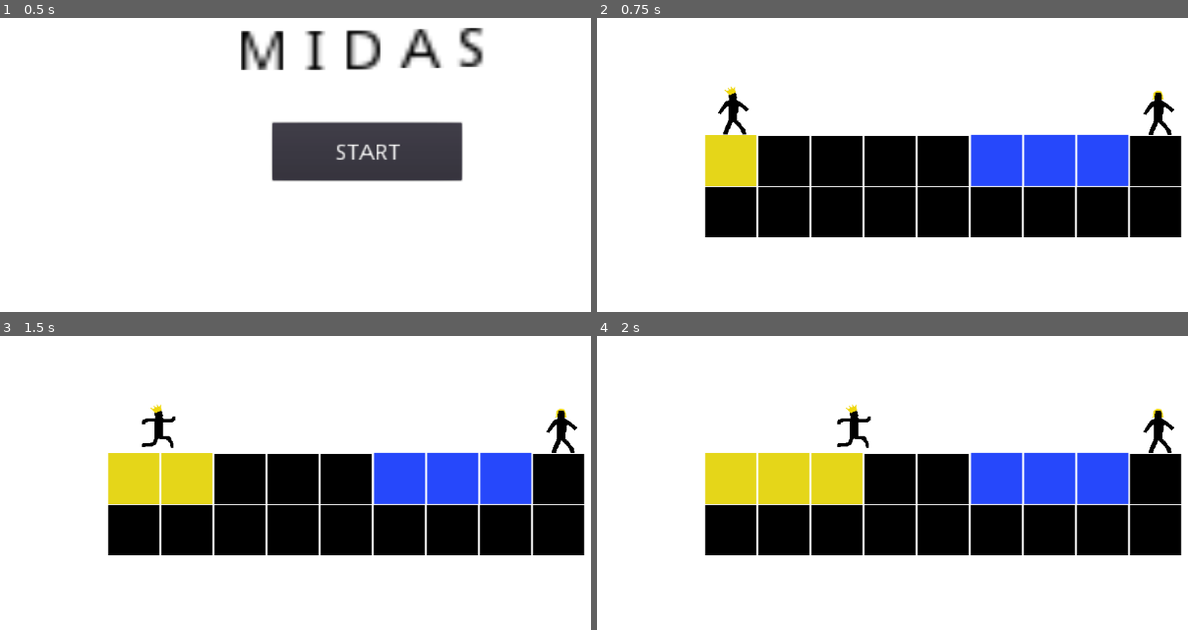
Above: before the commit, frames 1-4 (two rows, left to right).
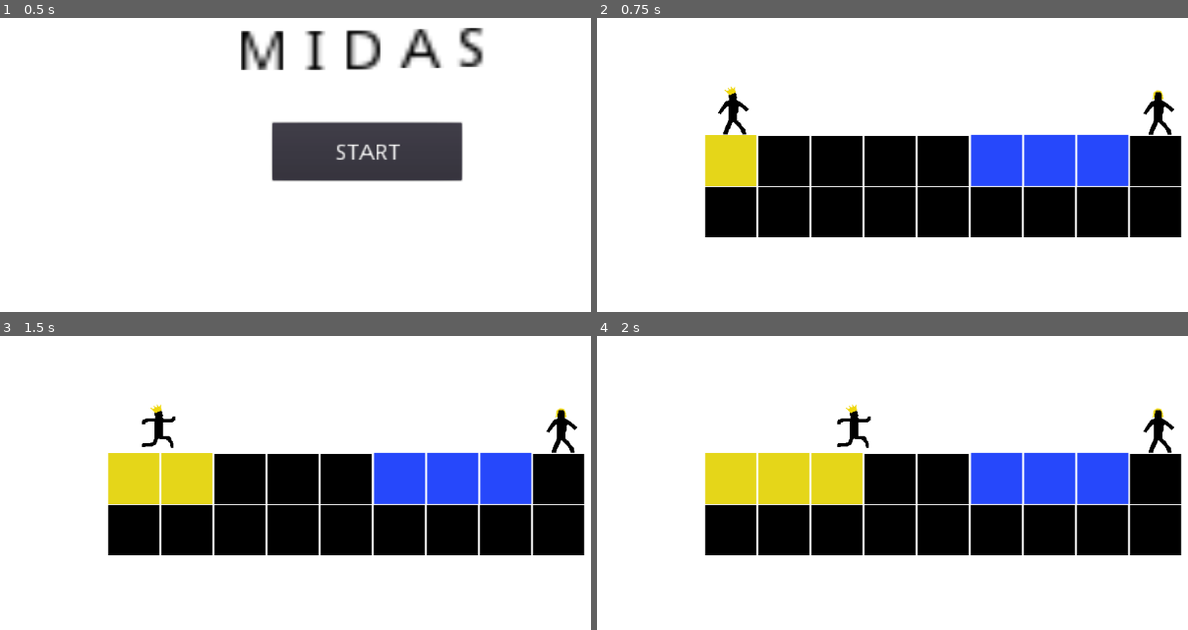
Above: after the commit, the same moments.

Repository: meburns/midas
Game: Godot game, scene res://src/Menu.tscn
The game is run twice, just before and just after one commit, with the same random seed, the same clock (stepped at 60 frames per second) and the same inputs.
Inputs:
- Up to frame 1 (0.5 s): no input
- Up to frame 2 (0.75 s): click "START" at 0.5 s
- Up to frame 3 (1.5 s): tap Enter (ui_accept) at 1.25 s; hold Right (move_right) from 1.28 s (still down); tap R (refresh) at 1.35 s
- Up to frame 4 (2 s): keep holding Right (move_right); tap Space (jump) at 1.52 s

Frame 1 is identical in both runs. In frame 2, less than 0.1% of the frame differs, in the area x 92-98%, y 24-40%; in frame 3, less than 0.1%; in frame 4, less than 0.1%.

Commit message:
Add gravity to sadim

Diff:
--- a/src/Sadim.gd
+++ b/src/Sadim.gd
@@ -1,5 +1,8 @@
 extends KinematicBody2D
 
+const FLOOR_NORMAL: = Vector2.UP
+var _velocity: = Vector2.ZERO
+var gravity: = 500.0
 var touched: = false
 
 func _on_TouchDetector_body_entered(body: PhysicsBody2D) -> void:
@@ -20,3 +23,8 @@
 func _load_next_level() -> void:
 	yield(get_tree().create_timer(1.0), "timeout")
 	get_tree().change_scene("res://src/transitions/Transition.tscn")
+
+
+func _physics_process(delta: float) -> void:
+	_velocity.y += gravity * delta
+	_velocity.y = move_and_slide(_velocity, FLOOR_NORMAL).y
--- a/src/Sadim.tscn
+++ b/src/Sadim.tscn
@@ -11,7 +11,8 @@
 
 [node name="KinematicBody2D" type="KinematicBody2D"]
 position = Vector2( 21.7, 0.410984 )
-collision_layer = 0
+collision_layer = 4
+collision_mask = 5
 script = ExtResource( 1 )
 
 [node name="Sprite" type="Sprite" parent="."]
